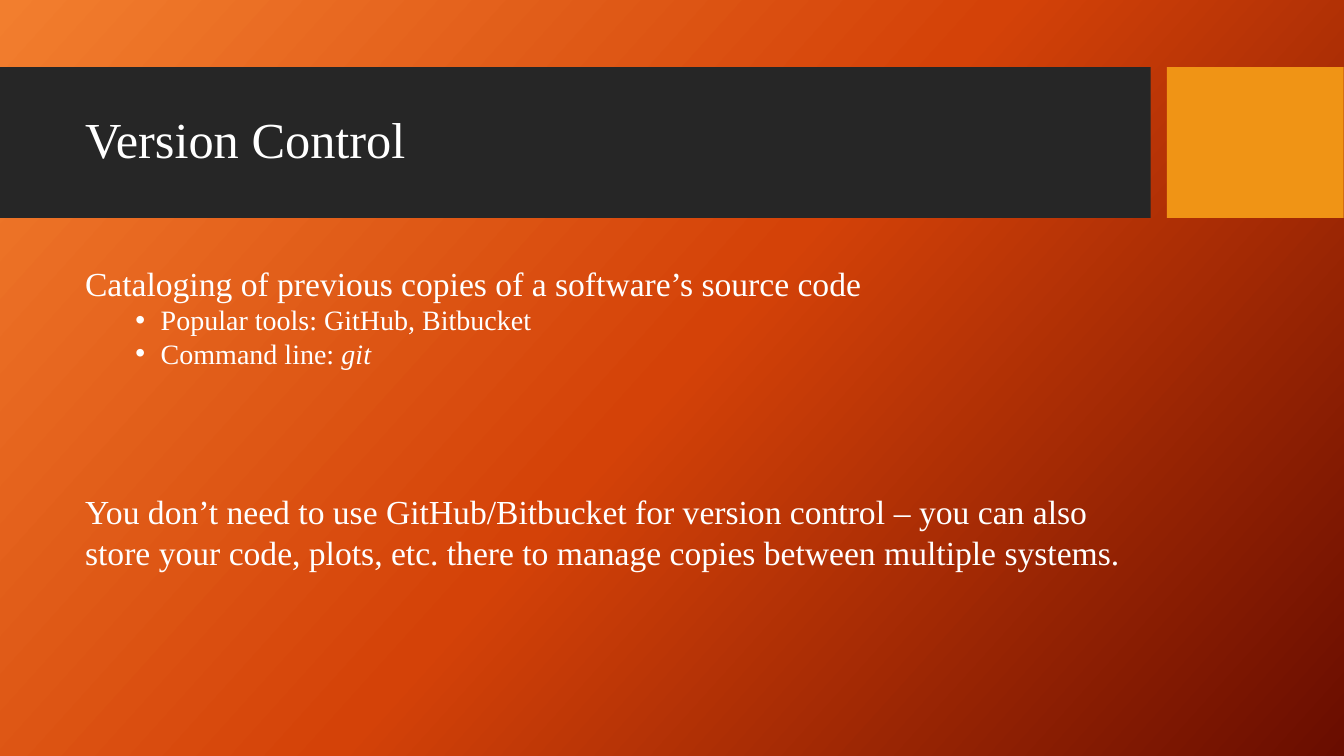
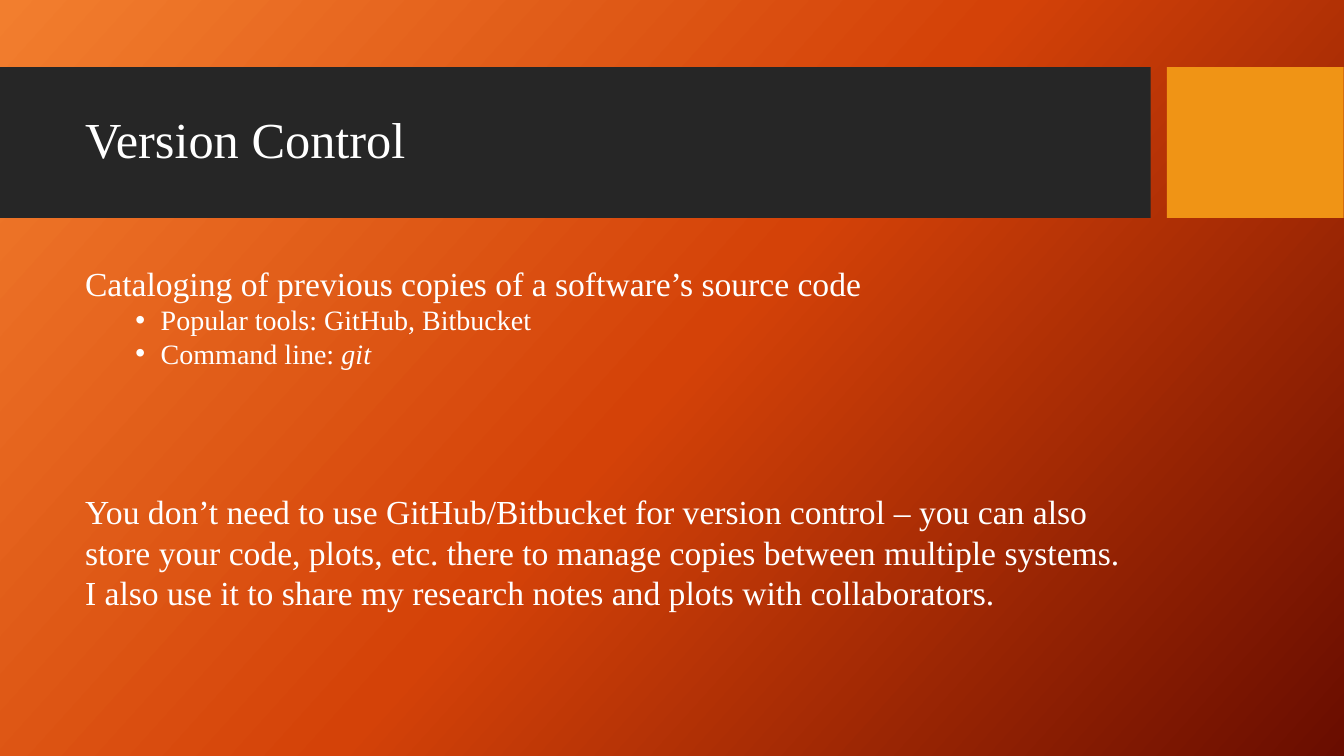
Before and after one commit to giganano/PythonBootcamp, a slide deck: slide 5 of slides/basicSE.pptx. Drawn at 1344x756 pixels with LibreOffice and Linux fonts; fonts in the diff are those of the drawing; background and template pictures are left out. Boxes give left, top, right and bottom in pixels: in the first picture for what was removed or moved away, otherwise in the second. Text is boxed around its words. In the diff, an @@ line names an element or a change of style, - is before the commit and + after.

```diff
--- a/slides/basicSE.pptx
+++ b/slides/basicSE.pptx
@@ text at bbox=[85, 581, 995, 611]: paragraph added @@
+I also use it to share my research notes and plots with collaborators.
```
Also in this commit, not shown: 5 other slides changed, 1 slide added, 17 other files.
